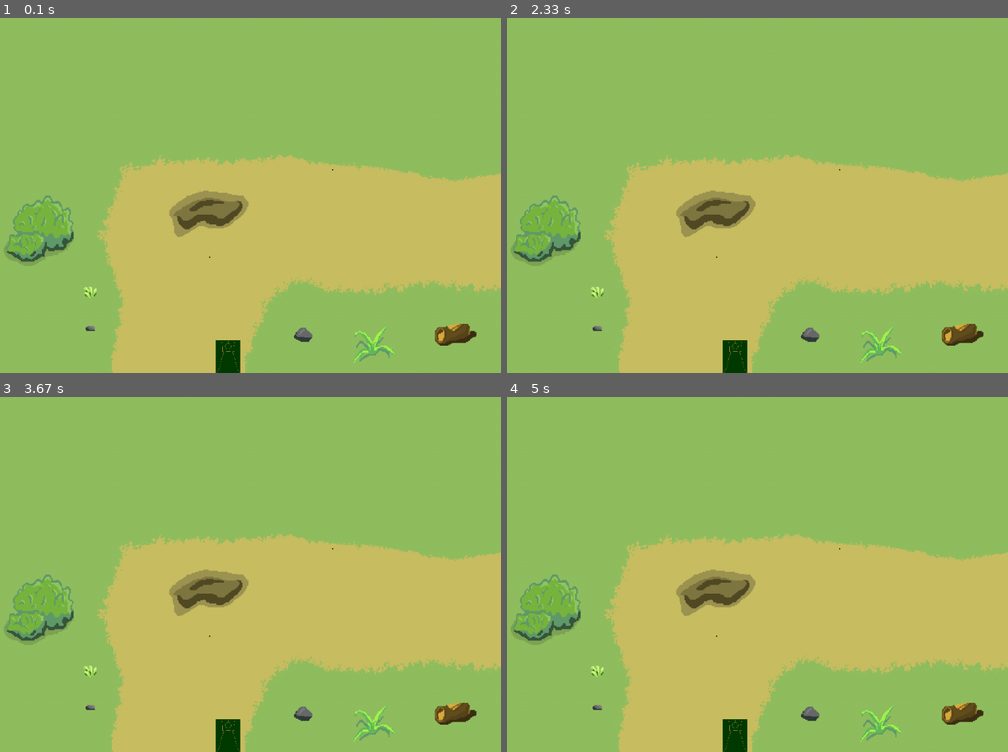
Above: before the commit, frames 1-4 (two rows, left to right).
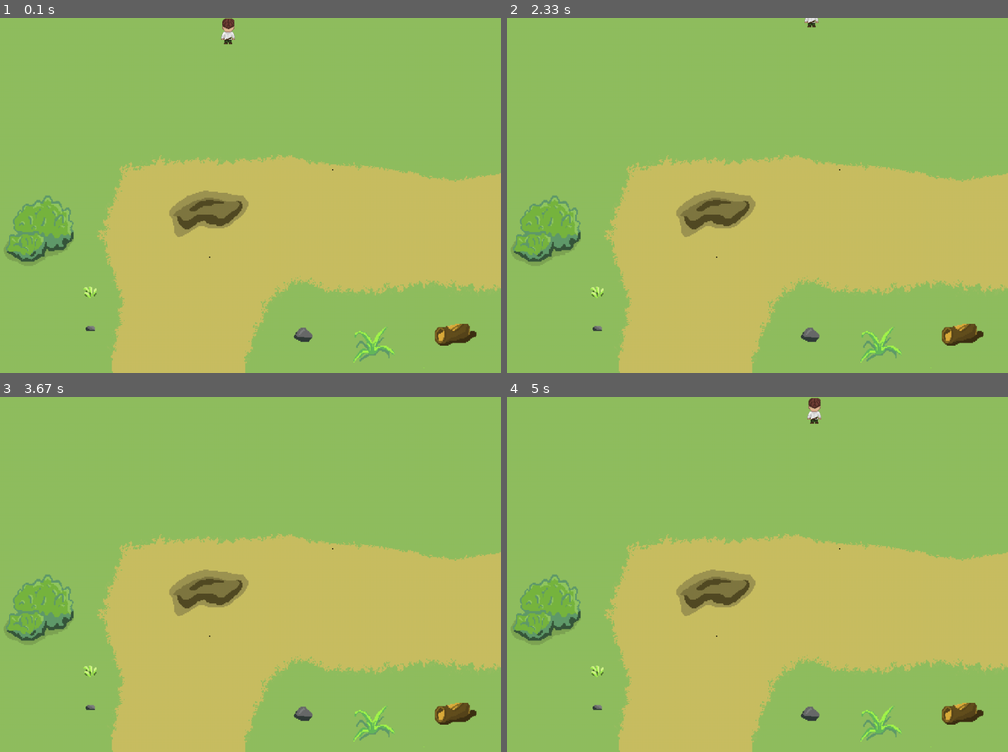
Above: after the commit, the same moments.

Repository: Potential-Luttuce/Pygame
Game: pygame game, started from main.py
Two runs of this game, one before a commit and one after it. Both use one fixed random seed, a clock stepped at 60 frames per second and the inputs below.
Inputs:
- Up to frame 1 (0.1 s): no input
- Up to frame 2 (2.33 s): hold Right 0.33-0.8 s; hold Up 0.83-1.13 s; hold Right 1.17-1.63 s; hold Down from 2.23 s (still down)
- Up to frame 3 (3.67 s): release Down at 2.53 s; hold Up 3-3.37 s
- Up to frame 4 (5 s): hold Down 4.07-4.43 s; hold Right from 4.97 s (still down)

The runs differ from the first frame. In frame 1, 0.6% of the frame differs, in the area x 43-48%, y 0-100%; in frame 2, 0.5%; in frame 3, 0.5%; in frame 4, 0.6%, in the area x 43-63%, y 0-100%.

Commit message:
Working on player walking mechincs starting with walking 'up' or away from bottom of screen
added new player picture

Diff:
--- a/main.py
+++ b/main.py
@@ -29,7 +29,7 @@
         gf.check_events(temple)
         temple.update()
         player.update()
-        gf.update_screen(game_settings, screen, temple, background)
+        gf.update_screen(game_settings, screen, player, background)
 
 
 run_game()
--- a/player.py
+++ b/player.py
@@ -1,7 +1,7 @@
 import pygame
 
-player_w = 45
-player_h = 60
+player_w = 25
+player_h = 48
 
 class Player():
 
@@ -12,7 +12,7 @@
         # alienplayer = pygame.image.load('images/alienplayer.bmp')
         # playerplayer = pygame.image.load('images/player.bmp')
 
-        self.playerImage = pygame.image.load('images/player2.png')
+        self.playerImage = pygame.image.load('images/walkup1.gif')
         self.playerImage = pygame.transform.scale(self.playerImage, (player_w, player_h))
 
         #For testing - eventually will just be player
@@ -27,7 +27,7 @@
         self.screen_rect = screen.get_rect()
         # new player at bottom of screen
         self.rect.centerx = self.screen_rect.centerx
-        self.rect.bottom = self.screen_rect.bottom
+        #self.rect.bottom = self.screen_rect.bottom
 
         # Store a decimal value for the player's center.
         self.center = float(self.rect.centerx)
@@ -48,21 +48,22 @@
         #update player movement
 
         if self.moving_right and self.rect.right < self.screen_rect.right:
-            self.playerImage = pygame.image.load('images/right_player2.png')
+            self.playerImage = pygame.image.load('images/walkup1.gif')
             self.playerImage = pygame.transform.scale(self.playerImage, (player_w, player_h))
             self.center += self.game_settings.player_speed_factor
             #self.rect.centerx +=5
         elif self.moving_left and self.rect.left > 0:
-            self.playerImage = pygame.image.load('images/left_player2.png')
+            self.playerImage = pygame.image.load('images/walkup1.gif')
             self.playerImage = pygame.transform.scale(self.playerImage, (player_w, player_h))
             self.center -= self.game_settings.player_speed_factor
+            self.rect.draw
         elif self.moving_up:
-            self.rect.centery -=10
-            self.playerImage = pygame.image.load('images/back_player2.png')
+            self.rect.centery -=2.5
+            self.playerImage = pygame.image.load('images/walkup1.gif')
             self.playerImage = pygame.transform.scale(self.playerImage, (player_w, player_h))
         elif self.moving_down:
-            self.rect.centery +=10
-            self.playerImage = pygame.image.load('images/player2.png')
+            self.rect.centery +=2.5
+            self.playerImage = pygame.image.load('images/walkup1.gif')
             self.playerImage = pygame.transform.scale(self.playerImage, (player_w, player_h))
         self.rect.centerx = self.center
 
--- a/settings.py
+++ b/settings.py
@@ -11,4 +11,4 @@
         #self.bg_img = pygame.image.load('images/ship.bmp')
 
         # Ship settings
-        self.player_speed_factor = 5
+        self.player_speed_factor = 2.5
Binary file added: images/walkup1.gif
Not shown, added: images/Correct test player walking back animation (1).aseprite
